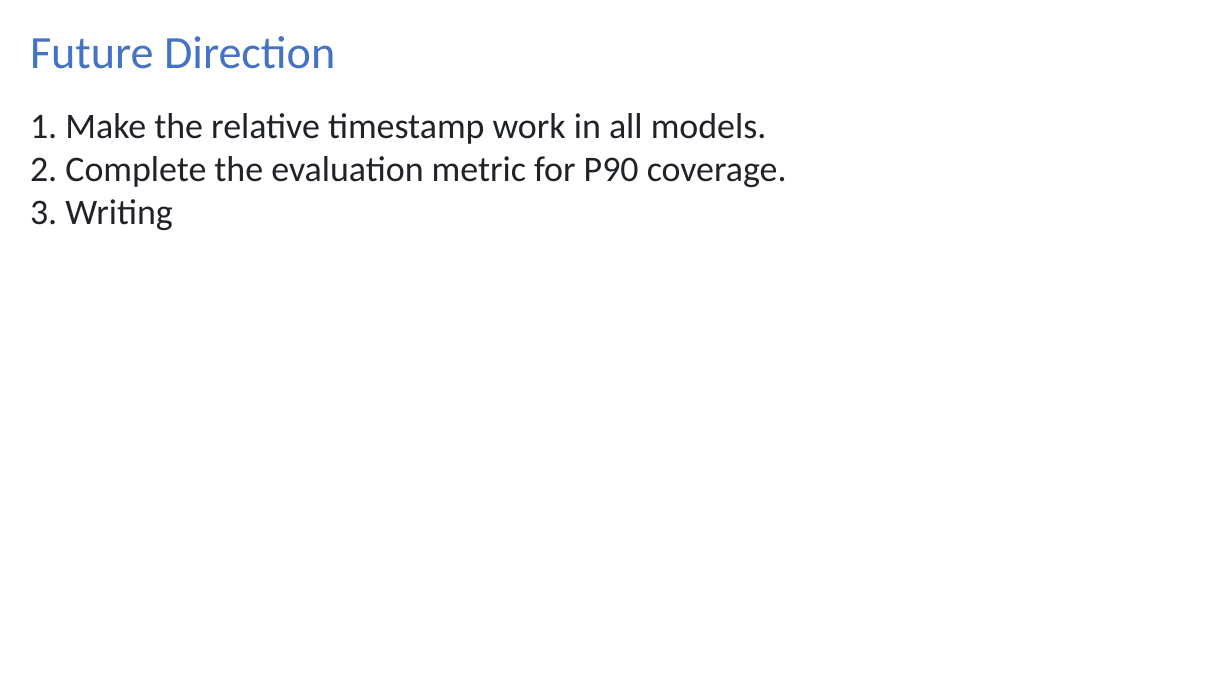
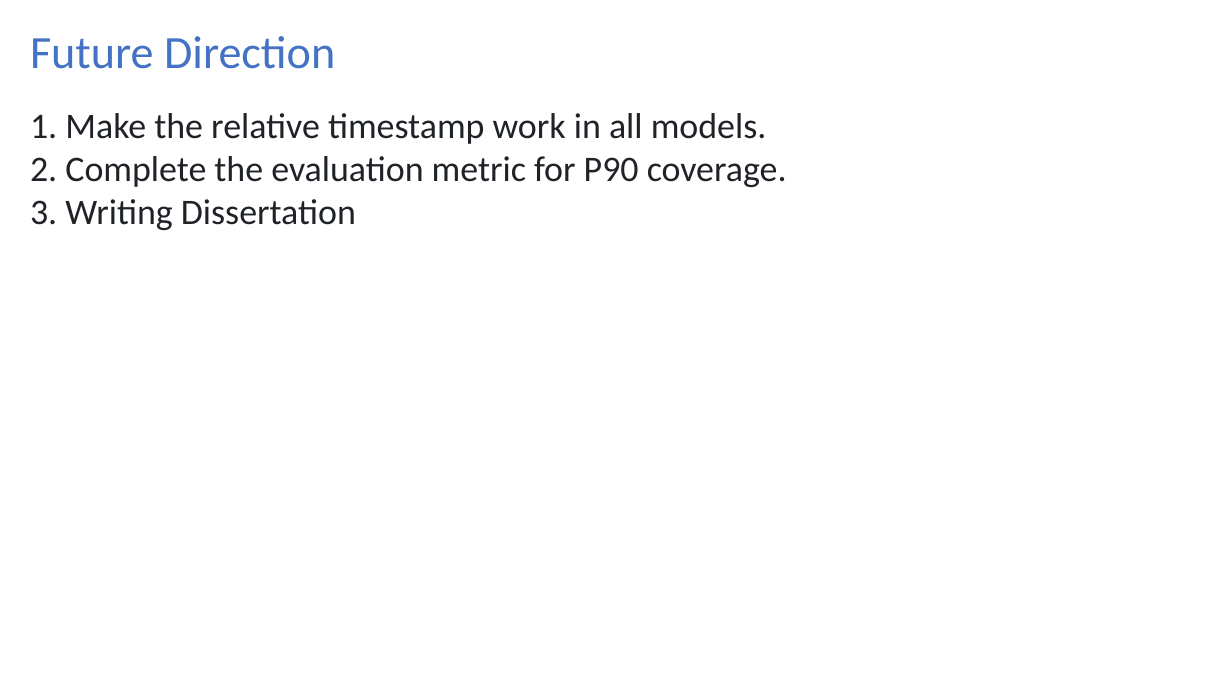
Before and after one commit to YunlongLin0125/Recommender-System, a slide deck: slide 8 of week7/Dissertation_7.pptx. Drawn at 1232x693 pixels with LibreOffice and Linux fonts; fonts in the diff are those of the drawing. Boxes give left, top, right and bottom in pixels: in the first picture for what was removed or moved away, otherwise in the second. Text is boxed around its words. In the diff, an @@ line names an element or a change of style, - is before the commit and + after.

```diff
--- a/week7/Dissertation_7.pptx
+++ b/week7/Dissertation_7.pptx
@@ text at <box>30,199,356,230</box>: text changed @@
-3. Writing
+3. Writing Dissertation
```
Also in this commit, not shown: 2 other slides changed, 5 other files.
